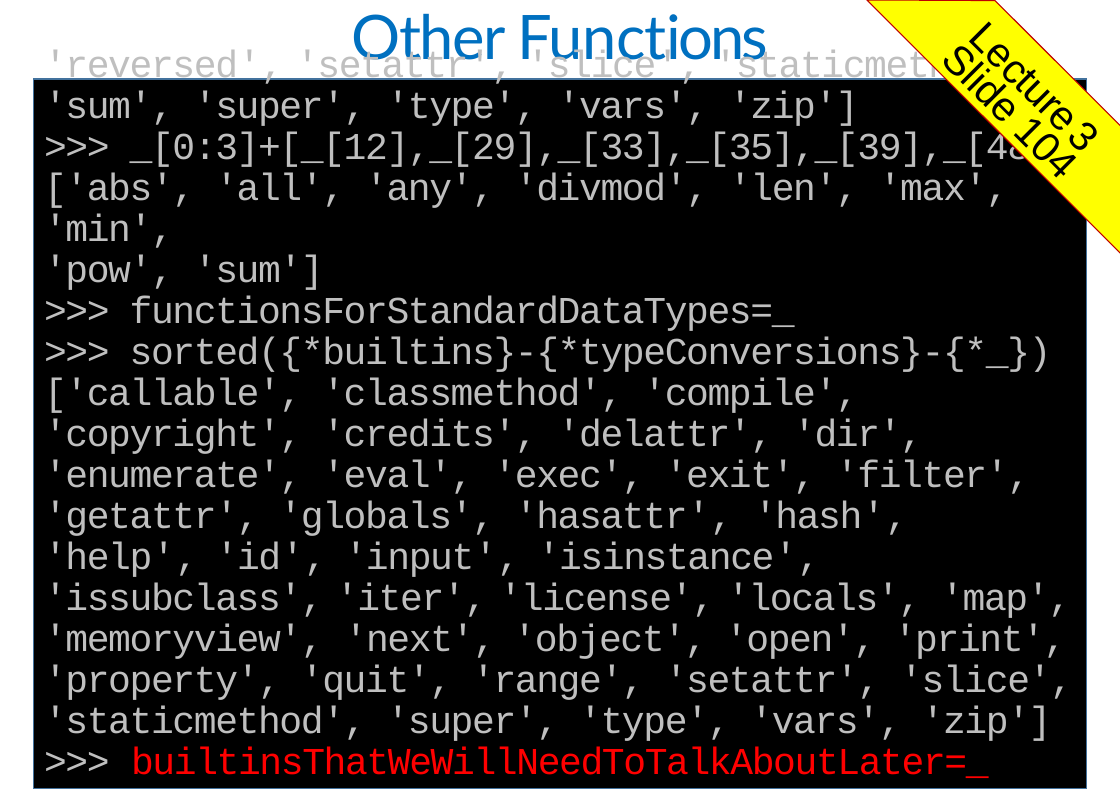
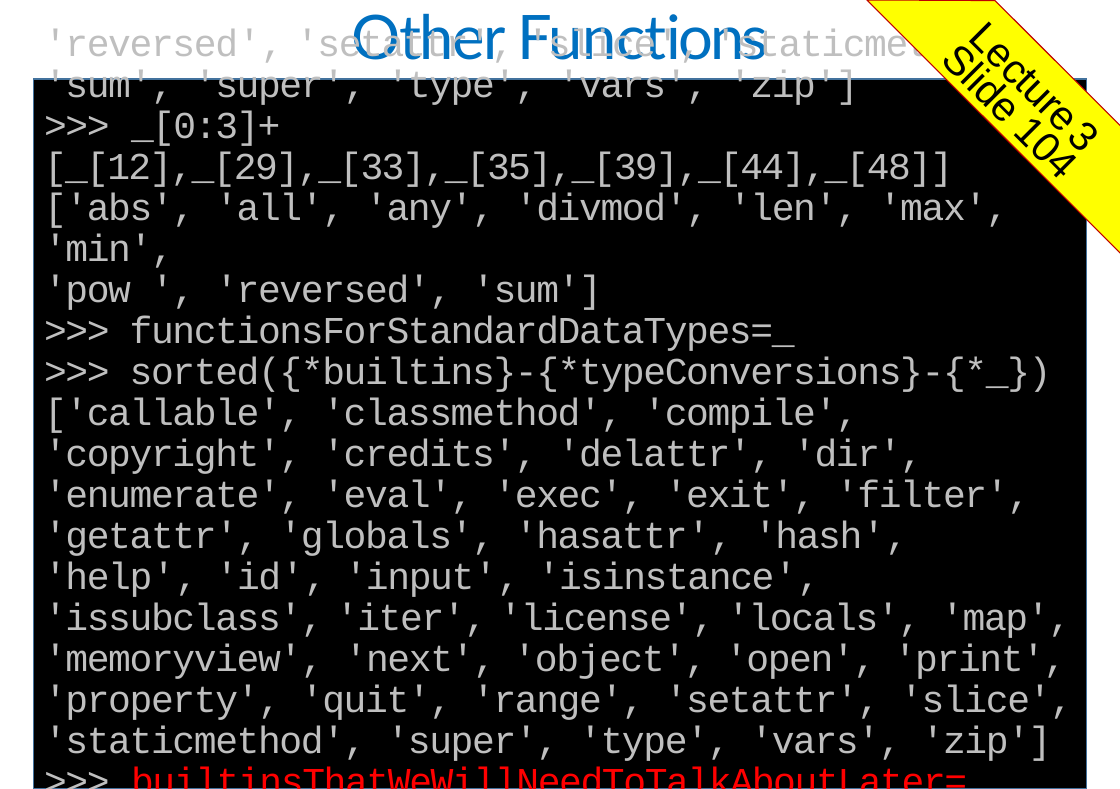
Before and after one commit to 25077667/NSYSU_python, a slide deck: slide 1 of ppt/Py20L5realfin.pptx. Drawn at 1120x789 pixels with LibreOffice and Linux fonts; fonts in the diff are those of the drawing. Boxes give left, top, right and bottom in pixels: in the first picture for what was removed or moved away, otherwise in the second. Text is boxed around its words. In the diff, an @@ line names an element or a change of style, - is before the commit and + after.

```diff
--- a/ppt/Py20L5realfin.pptx
+++ b/ppt/Py20L5realfin.pptx
@@ text in rectangle at <box>44,111,1009,310</box>: text changed @@
->>> _[0:3]+[_[12],_[29],_[33],_[35],_[39],_[48]] ['abs', 'all', 'any', 'divmod', 'len', 'max', 'min',
-'pow', 'sum']
+>>> _[0:3]+[_[12],_[29],_[33],_[35],_[39],_[44],_[48]]
+['abs', 'all', 'any', 'divmod', 'len', 'max', 'min',
+'pow ', 'reversed', 'sum']
```
Also in this commit, not shown: 14 other slides changed, 5 slides added, 3 other files.
